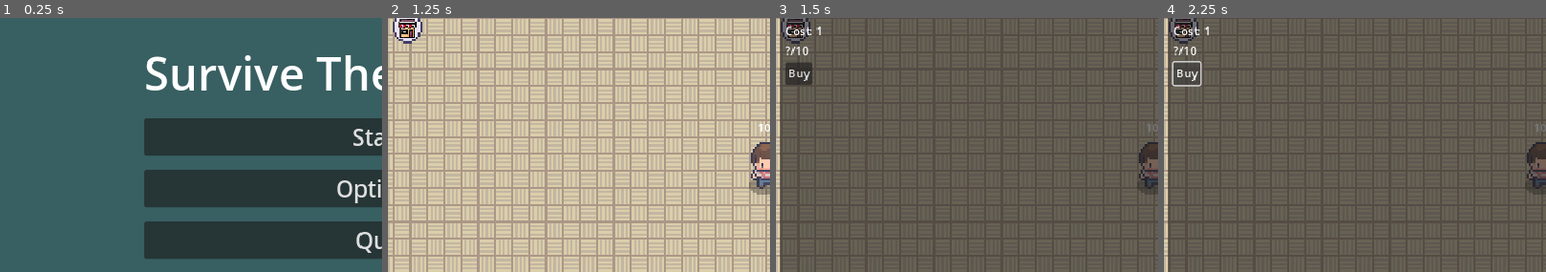
Above: before the commit, frames 1-4 (left to right).
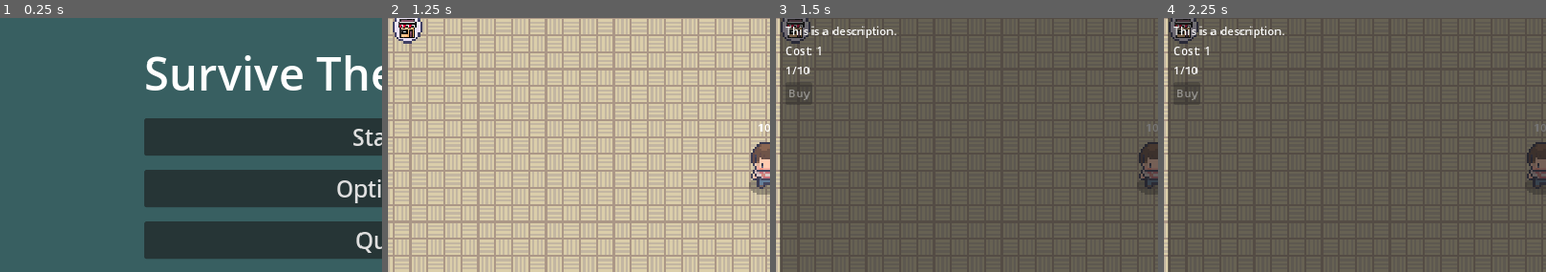
Above: after the commit, the same moments.

Repository: LimZiJia/SurviveTheSemester
Game: Godot game, scene res://scenes/ui/start_screen.tscn
Same seed, same stepped clock (60 frames per second), same inputs: the game is played once before the commit and once after it.
Inputs (mouse positions are % of the whole screen's width and height, from its top left):
- Up to frame 1 (0.25 s): no input
- Up to frame 2 (1.25 s): click "Start" at 0.5 s
- Up to frame 3 (1.5 s): click (3, 25) at 1.25 s
- Up to frame 4 (2.25 s): click (3, 34) at 2 s, where only the run before the commit has a clickable "Buy"
The pictures show only the part of the screen within x 0-50%, y 23-73%; the shares and areas given below are measured in that part.

Frames 1-2 are identical in both runs. In frame 3, 1.2% of the frame differs, in the area x 2-32%, y 3-33%; in frame 4, 1.2%.

Commit message:
Added upgrade functionality for word weapon
1) Made money manager into singleton
2) Made functional upgrades for word weapon
3) Money was simply increased when experienced was collected in this iteration
4) Note that the issues of non-variable cost is still present

Diff:
--- a/project.godot
+++ b/project.godot
@@ -21,6 +21,7 @@
 SceneChanger="*res://scenes/autoload/scene_changer.gd"
 GameEvents="*res://scenes/autoload/game_events.tscn"
 GameManager="*res://scenes/autoload/game_manager.gd"
+MoneyManager="*res://scenes/manager/money_manager.tscn"
 
 [display]
 
--- a/resources/upgrades/upgrade.gd
+++ b/resources/upgrades/upgrade.gd
@@ -3,6 +3,7 @@
 
 @export var id: String
 @export var name: String
+@export_multiline var description: String
 @export var cost: int
 @export var max_quantity: int
 @export var scene: PackedScene
--- a/resources/upgrades/word.tres
+++ b/resources/upgrades/word.tres
@@ -7,6 +7,7 @@
 script = ExtResource("2_beujf")
 id = "word"
 name = "Word"
+description = "This is a description."
 cost = 1
 max_quantity = 10
 scene = ExtResource("1_h356s")
--- a/scenes/autoload/game_manager.gd
+++ b/scenes/autoload/game_manager.gd
@@ -6,9 +6,11 @@
 
 func _on_game_start() -> void:
 	SceneChanger.change_scene("res://scenes/world/world.tscn")
+	GameEvents.emit_money_collected(5)
 
 func _on_game_restart() -> void:
 	if get_tree().current_scene.name == "World":
 		SceneChanger.reload_scene()
 	else:
 		SceneChanger.change_scene("res://scenes/world/world.tscn")
+	MoneyManager.current_money = 0
--- a/scenes/game_object/book/book.tscn
+++ b/scenes/game_object/book/book.tscn
@@ -91,6 +91,8 @@
 script = ExtResource("1_bu757")
 
 [node name="VelocityComponent" parent="." instance=ExtResource("2_41gv0")]
+max_speed = 180.0
+acceleration = 15.0
 
 [node name="ExperienceDropComponent" parent="." node_paths=PackedStringArray("health_component") instance=ExtResource("3_unc7o")]
 health_component = NodePath("../HealthComponent")
--- a/scenes/game_object/player/weapon_manager.gd
+++ b/scenes/game_object/player/weapon_manager.gd
@@ -9,5 +9,3 @@
 	if current_upgrades[upgrade.id]["quantity"] == 1:
 		var weapon_instance = upgrade.scene.instantiate()
 		add_child(weapon_instance)
-	else:
-		print("DO SOMETHING")
--- a/scenes/manager/money_manager.gd
+++ b/scenes/manager/money_manager.gd
@@ -4,8 +4,19 @@
 
 
 func _ready() -> void:
+	Events.game_started.connect(_on_game_start)
+	Events.game_restarted.connect(_on_game_restart)
 	GameEvents.money_collected.connect(on_money_collected)
 	GameEvents.money_spent.connect(on_money_spent)
+	GameEvents.experience_collected.connect(on_experience_collected)
+
+
+func _on_game_start() -> void:
+	current_money = 0
+
+
+func _on_game_restart() -> void:
+	current_money = 0
 
 
 func on_money_collected(money: int) -> void:
@@ -16,9 +27,16 @@
 	decrement_money(money)
 
 
+func on_experience_collected(amount: float) -> void:
+	GameEvents.emit_money_collected(int(amount))
+
 func increment_money(money: int) -> void:
 	current_money += money
 
 
 func decrement_money(money: int) -> void:
-	current_money -= money
+	current_money = max(0, current_money - money)
+
+
+func has_money(money: int) -> bool:
+	return money <= current_money
--- a/scenes/manager/upgrade_manager.gd
+++ b/scenes/manager/upgrade_manager.gd
@@ -1,7 +1,6 @@
 extends Node
 
 @export var upgrade_pool: Array[Upgrade]
-@export var money_manager: Node
 @export var shop_button: TextureButton
 @export var upgrade_scene: PackedScene
 
@@ -11,11 +10,12 @@
 func _ready():
 	shop_button.pressed.connect(on_shop_button_pressed)
 
+	get_parent().ready.connect(apply_upgrade.bind(load("res://resources/upgrades/word.tres")))
 
 func on_shop_button_pressed() -> void:
 	var upgrade_scene_instance = upgrade_scene.instantiate()
 	get_parent().add_child(upgrade_scene_instance)
-	upgrade_scene_instance.set_upgrades(upgrade_pool, money_manager)
+	upgrade_scene_instance.set_upgrades(upgrade_pool, current_upgrades)
 	upgrade_scene_instance.upgrade_selected.connect(on_upgrade_selected)
 
 func on_upgrade_selected(upgrade: Upgrade) -> void:
@@ -27,16 +27,9 @@
 	if not has_upgrade:
 		current_upgrades[upgrade.id] = {
 			"resource": upgrade,
-			"quantity": 1,
+			"quantity": 0,
 		}
-	else:
-		current_upgrades[upgrade.id]["quantity"] += 1
+	current_upgrades[upgrade.id]["quantity"] += 1
 
-	if upgrade.max_quantity != 0 and upgrade.max_quantity == current_upgrades[upgrade.id]["quantity"]:
-		upgrade_pool = upgrade_pool.filter(func(pool_upgrade: Buff) -> bool:
-			return pool_upgrade.id != upgrade.id
-		)
-
-	print(current_upgrades)
-
+	GameEvents.emit_money_spent(upgrade.cost)
 	GameEvents.emit_upgrade_added(upgrade, current_upgrades)
--- a/scenes/ui/money_bar.gd
+++ b/scenes/ui/money_bar.gd
@@ -13,6 +13,15 @@
 @onready var money_label := $MoneyLabel as Label
 
 
+func _ready() -> void:
+	GameEvents.money_collected.connect(on_money_updated)
+	GameEvents.money_spent.connect(on_money_updated)
+
+
+func on_money_updated(amount: int) -> void:
+	update_value(MoneyManager.current_money)
+
+
 func update_value(new_value: int) -> void:
 	actual_value = new_value
 
--- a/scenes/ui/weapon_upgrade_card.gd
+++ b/scenes/ui/weapon_upgrade_card.gd
@@ -3,22 +3,42 @@
 signal selected
 
 @onready var name_label = %NameLabel
+@onready var description_label = %DescriptionLabel
 @onready var cost_label = %CostLabel
 @onready var quantity_label = %QuantityLabel
 @onready var buy_button = %BuyButton
 
+var upgrade: Upgrade
 
 func _ready() -> void:
 	buy_button.pressed.connect(on_buy_button_pressed)
-
-func set_upgrade(upgrade: Upgrade, money_manager: Node)  -> void:
-	print(upgrade.name)
-	name_label.text = upgrade.name
-	cost_label.text = "Cost: " + str(upgrade.cost)
-	quantity_label.text = "?/" + str(upgrade.max_quantity)
-
-	buy_button.disabled = upgrade.cost > money_manager.current_money
-
+	GameEvents.upgrade_added.connect(on_upgrade_added)
 
 func on_buy_button_pressed() -> void:
 	selected.emit()
+
+
+func on_upgrade_added(upgrade: Upgrade, current_upgrades: Dictionary) -> void:
+	update_card(current_upgrades)
+
+
+func set_upgrade(upgrade: Upgrade, current_upgrades: Dictionary)  -> void:
+	self.upgrade = upgrade
+
+	name_label.text = upgrade.name
+	description_label.text = upgrade.description
+	cost_label.text = "Cost: " + str(upgrade.cost)
+	update_card(current_upgrades)
+
+
+func update_card(current_upgrades: Dictionary) -> void:
+	var quantity = 0
+	if current_upgrades.has(upgrade.id):
+		quantity = current_upgrades[upgrade.id]["quantity"]
+
+	quantity_label.text = "%d/%d" % [quantity, upgrade.max_quantity]
+
+	if quantity == upgrade.max_quantity or not MoneyManager.has_money(upgrade.cost):
+		buy_button.disabled = true
+	else:
+		buy_button.disabled = false
--- a/scenes/ui/weapon_upgrade_card.tscn
+++ b/scenes/ui/weapon_upgrade_card.tscn
@@ -18,6 +18,11 @@
 layout_mode = 2
 text = "Name"
 
+[node name="DescriptionLabel" type="Label" parent="VBoxContainer"]
+unique_name_in_owner = true
+layout_mode = 2
+text = "Description"
+
 [node name="CostLabel" type="Label" parent="VBoxContainer"]
 unique_name_in_owner = true
 layout_mode = 2
--- a/scenes/ui/weapon_upgrade_screen.gd
+++ b/scenes/ui/weapon_upgrade_screen.gd
@@ -28,9 +28,9 @@
 		pass
 
 
-func set_upgrades(upgrades: Array[Upgrade], money_manager: Node) -> void:
+func set_upgrades(upgrades: Array[Upgrade], current_upgrades: Dictionary) -> void:
 	for upgrade in upgrades:
 		var weapon_upgrade_card_instance = weapon_upgrade_card_scene.instantiate()
 		weapon_card_container.add_child(weapon_upgrade_card_instance)
-		weapon_upgrade_card_instance.set_upgrade(upgrade, money_manager)
+		weapon_upgrade_card_instance.set_upgrade(upgrade, current_upgrades)
 		weapon_upgrade_card_instance.selected.connect(on_upgrade_selected.bind(upgrade))
--- a/scenes/weapons/word/word_weapon.gd
+++ b/scenes/weapons/word/word_weapon.gd
@@ -23,6 +23,9 @@
 	despawn_timer.timeout.connect(_on_timeout)
 	despawn_timer.start(1.0)
 
+
+func set_damage(damage: float) -> void:
+	($HitboxComponent as HitboxComponent).damage = damage
 
 func set_direction(given_direction: Vector2) -> void:
 	direction = given_direction
--- a/scenes/weapons/word/word_weapon_controller.gd
+++ b/scenes/weapons/word/word_weapon_controller.gd
@@ -4,12 +4,25 @@
 @export_range(0.05, 10, 0.05) var cooldown := 0.05
 
 var can_attack := true
+var base_damage := 20.0
+var damage: float
 
 @onready var cooldown_timer = $CooldownTimer
 
 
 func _ready():
+	damage = base_damage
+
 	cooldown_timer.timeout.connect(on_cooldown_timer_timeout)
+	GameEvents.upgrade_added.connect(on_upgrade_added)
+
+
+func on_upgrade_added(upgrade: Upgrade, current_upgrades: Dictionary) -> void:
+	if upgrade.id != "word":
+		return
+	if current_upgrades[upgrade.id]["quantity"] == 1:
+		return
+	damage = base_damage * (1 + 0.2 * current_upgrades[upgrade.id]["quantity"])
 
 
 
@@ -40,6 +53,7 @@
 
 	word_weapon_instance.global_position = global_position
 	word_weapon_instance.direction = spawn_direction
+	word_weapon_instance.set_damage(damage)
 
 
 
--- a/scenes/world/world.gd
+++ b/scenes/world/world.gd
@@ -6,7 +6,6 @@
 
 func _ready() -> void:
 	%Player.dead.connect(on_player_dead)
-	GameEvents.emit_money_collected(1000)
 
 
 func _input(event: InputEvent) -> void:
--- a/scenes/world/world.tscn
+++ b/scenes/world/world.tscn
@@ -19,7 +19,6 @@
 [ext_resource type="Texture2D" uid="uid://chnhv8pjvuunk" path="res://assets/Shop_hover.png" id="10_75hys"]
 [ext_resource type="Script" path="res://scenes/ui/experience_bar.gd" id="11_0ou6k"]
 [ext_resource type="PackedScene" uid="uid://ccmxndwwxgfdl" path="res://scenes/manager/upgrade_manager.tscn" id="14_hyj30"]
-[ext_resource type="PackedScene" uid="uid://bd2vj5f88khly" path="res://scenes/manager/money_manager.tscn" id="16_efx0w"]
 
 [node name="World" type="Node"]
 script = ExtResource("1_icddk")
@@ -58,13 +57,10 @@
 [node name="BuffManager" parent="." node_paths=PackedStringArray("experience_manager") instance=ExtResource("8_vp6pe")]
 experience_manager = NodePath("../ExperienceManager")
 
-[node name="UpgradeManager" parent="." node_paths=PackedStringArray("money_manager", "shop_button") instance=ExtResource("14_hyj30")]
-money_manager = NodePath("../MoneyManager")
+[node name="UpgradeManager" parent="." node_paths=PackedStringArray("shop_button") instance=ExtResource("14_hyj30")]
 shop_button = NodePath("../StatusBars/ShopButton")
 
 [node name="ExperienceManager" parent="." instance=ExtResource("8_tmpyg")]
-
-[node name="MoneyManager" parent="." instance=ExtResource("16_efx0w")]
 
 [node name="WaveManager" parent="." node_paths=PackedStringArray("time_manager") instance=ExtResource("3_mnirc")]
 time_manager = NodePath("../TimeManager")
Not shown: 2 places in scenes/game_object/book/book.tscn that only renumber resources
Not shown: 2 places in scenes/game_object/mob/mob.tscn that only renumber resources
Not shown: 1 places in scenes/world/world.tscn that only renumber resources
